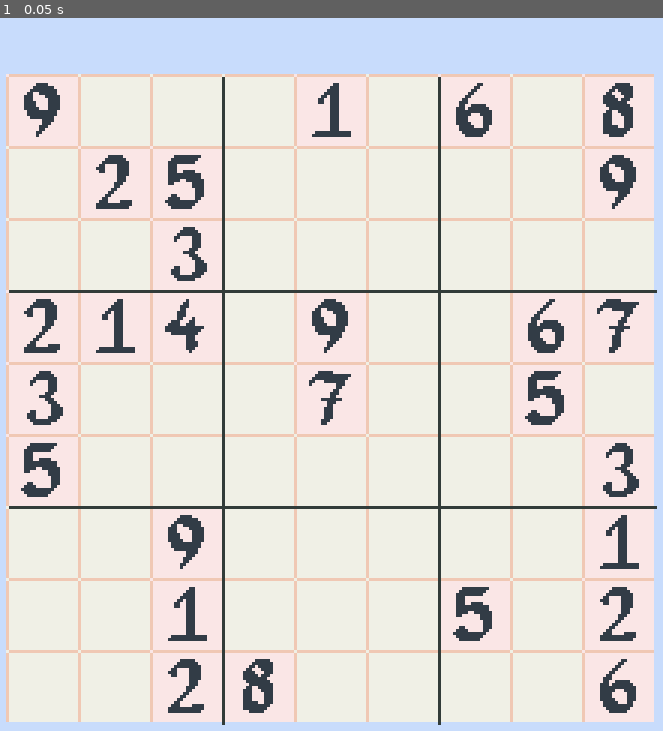
Above: before the commit, frame 1.
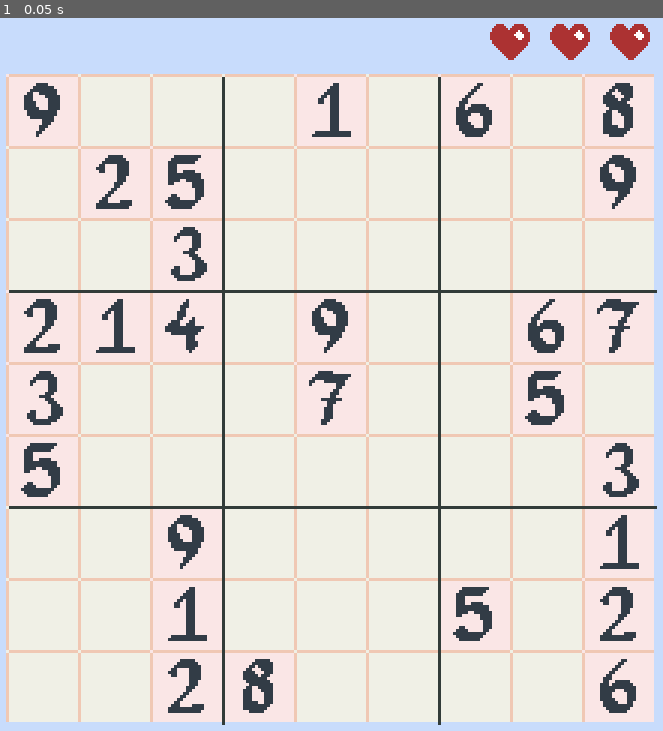
Above: after the commit, the same moment.

Repository: sleiph/sudoku
Game: Godot game, scene res://cenas/jogo1.tscn
The game is run twice, just before and just after one commit, with the same random seed, the same clock (stepped at 60 frames per second) and the same inputs.
Inputs:
- Up to frame 1 (0.05 s): no input

The runs differ from the first frame. In frame 1, 0.6% of the frame differs, in the area x 73-99%, y 0-6%.

Commit message:
tecnicamente jogavel

Diff:
--- a/cenas/jogo1.tscn
+++ b/cenas/jogo1.tscn
@@ -1,9 +1,11 @@
-[gd_scene load_steps=5 format=3 uid="uid://ctfy4f1nyitia"]
+[gd_scene load_steps=7 format=3 uid="uid://ctfy4f1nyitia"]
 
 [ext_resource type="Texture2D" uid="uid://hi8e1g7lbs0s" path="res://sprites/fundo.png" id="1_oscnc"]
 [ext_resource type="Script" path="res://scripts/jogo.gd" id="2_i5dbl"]
 [ext_resource type="PackedScene" uid="uid://db8lc7ksnviwf" path="res://cenas/nodo.tscn" id="3_oy7u4"]
+[ext_resource type="Script" path="res://scripts/spriteNodo.gd" id="4_ceqtc"]
 [ext_resource type="Texture2D" uid="uid://cqe7je74ryiun" path="res://sprites/separador.png" id="4_udvno"]
+[ext_resource type="Texture2D" uid="uid://b7jnuyiibfxh" path="res://sprites/vida.png" id="5_mfmiu"]
 
 [node name="Node2D" type="Node2D"]
 
@@ -18,6 +20,33 @@
 position = Vector2(24, 96)
 script = ExtResource("2_i5dbl")
 
+[node name="vidas" type="Node2D" parent="jogo"]
+position = Vector2(0, -56)
+
+[node name="3" type="Sprite2D" parent="jogo/vidas"]
+texture_filter = 1
+position = Vector2(600, 0)
+scale = Vector2(2, 2)
+texture = ExtResource("5_mfmiu")
+centered = false
+script = ExtResource("4_ceqtc")
+
+[node name="2" type="Sprite2D" parent="jogo/vidas"]
+texture_filter = 1
+position = Vector2(540, 0)
+scale = Vector2(2, 2)
+texture = ExtResource("5_mfmiu")
+centered = false
+script = ExtResource("4_ceqtc")
+
+[node name="1" type="Sprite2D" parent="jogo/vidas"]
+texture_filter = 1
+position = Vector2(480, 0)
+scale = Vector2(2, 2)
+texture = ExtResource("5_mfmiu")
+centered = false
+script = ExtResource("4_ceqtc")
+
 [node name="Linha1" type="Node2D" parent="jogo"]
 
 [node name="Node2D11" parent="jogo/Linha1" instance=ExtResource("3_oy7u4")]
--- a/cenas/nodo.tscn
+++ b/cenas/nodo.tscn
@@ -54,5 +54,3 @@
 
 [connection signal="focus_entered" from="estado" to="." method="_on_estado_focus_entered"]
 [connection signal="focus_exited" from="estado" to="." method="_on_estado_focus_exited"]
-[connection signal="pressed" from="estado" to="." method="_on_estado_pressed"]
-[connection signal="toggled" from="estado" to="." method="_on_estado_toggled"]
--- a/cenas/palpites.tscn
+++ b/cenas/palpites.tscn
@@ -1,8 +1,10 @@
-[gd_scene load_steps=10 format=3 uid="uid://by7vr3mu4qaip"]
+[gd_scene load_steps=12 format=3 uid="uid://by7vr3mu4qaip"]
 
+[ext_resource type="Script" path="res://scripts/notas.gd" id="1_0holr"]
 [ext_resource type="Texture2D" uid="uid://dmvi8xxty1sc1" path="res://sprites/1.png" id="1_kml5h"]
 [ext_resource type="Texture2D" uid="uid://c7q5ijrs3uwg4" path="res://sprites/2.png" id="2_ywt50"]
 [ext_resource type="Texture2D" uid="uid://c4yhd23lagms8" path="res://sprites/3.png" id="3_qxmxn"]
+[ext_resource type="Script" path="res://scripts/spriteNodo.gd" id="3_t7jij"]
 [ext_resource type="Texture2D" uid="uid://3ocfr1gu6i6l" path="res://sprites/4.png" id="4_8otva"]
 [ext_resource type="Texture2D" uid="uid://eke1y43nm7kg" path="res://sprites/5.png" id="5_hcmur"]
 [ext_resource type="Texture2D" uid="uid://bpus5ouw3d218" path="res://sprites/6.png" id="6_tlqah"]
@@ -12,65 +14,75 @@
 
 [node name="palpites" type="Node2D"]
 modulate = Color(0.313726, 0.235294, 0.27451, 1)
+script = ExtResource("1_0holr")
 
 [node name="1" type="Sprite2D" parent="."]
-visible = false
+self_modulate = Color(0.27451, 0.313726, 0.392157, 1)
 texture_filter = 1
 texture = ExtResource("1_kml5h")
 centered = false
+script = ExtResource("3_t7jij")
 
 [node name="2" type="Sprite2D" parent="."]
-visible = false
+self_modulate = Color(0.27451, 0.313726, 0.392157, 1)
 texture_filter = 1
 position = Vector2(24, 0)
 texture = ExtResource("2_ywt50")
 centered = false
+script = ExtResource("3_t7jij")
 
 [node name="3" type="Sprite2D" parent="."]
-visible = false
+self_modulate = Color(0.27451, 0.313726, 0.392157, 1)
 texture_filter = 1
 position = Vector2(48, 0)
 texture = ExtResource("3_qxmxn")
 centered = false
+script = ExtResource("3_t7jij")
 
 [node name="4" type="Sprite2D" parent="."]
-visible = false
+self_modulate = Color(0.27451, 0.313726, 0.392157, 1)
 texture_filter = 1
 position = Vector2(0, 24)
 texture = ExtResource("4_8otva")
 centered = false
+script = ExtResource("3_t7jij")
 
 [node name="5" type="Sprite2D" parent="."]
-visible = false
+self_modulate = Color(0.27451, 0.313726, 0.392157, 1)
 texture_filter = 1
 position = Vector2(24, 24)
 texture = ExtResource("5_hcmur")
 centered = false
+script = ExtResource("3_t7jij")
 
 [node name="6" type="Sprite2D" parent="."]
-visible = false
+self_modulate = Color(0.27451, 0.313726, 0.392157, 1)
 texture_filter = 1
 position = Vector2(48, 24)
 texture = ExtResource("6_tlqah")
 centered = false
+script = ExtResource("3_t7jij")
 
 [node name="7" type="Sprite2D" parent="."]
-visible = false
+self_modulate = Color(0.27451, 0.313726, 0.392157, 1)
 texture_filter = 1
 position = Vector2(0, 48)
 texture = ExtResource("7_aj1cg")
 centered = false
+script = ExtResource("3_t7jij")
 
 [node name="8" type="Sprite2D" parent="."]
-visible = false
+self_modulate = Color(0.27451, 0.313726, 0.392157, 1)
 texture_filter = 1
 position = Vector2(24, 48)
 texture = ExtResource("8_q63yt")
 centered = false
+script = ExtResource("3_t7jij")
 
 [node name="9" type="Sprite2D" parent="."]
-visible = false
+self_modulate = Color(0.27451, 0.313726, 0.392157, 1)
 texture_filter = 1
 position = Vector2(48, 48)
 texture = ExtResource("9_v8leq")
 centered = false
+script = ExtResource("3_t7jij")
--- a/scripts/jogo.gd
+++ b/scripts/jogo.gd
@@ -3,26 +3,36 @@
 
 @onready var nodos_path: String = "Linha%s/Node2D%s%s"
 
-var linhas: Array[Array] = [
-	[0,0,0,0,0,0,0,0,0],[0,0,0,0,0,0,0,0,0],[0,0,0,0,0,0,0,0,0],
-	[0,0,0,0,0,0,0,0,0],[0,0,0,0,0,0,0,0,0],[0,0,0,0,0,0,0,0,0],
-	[0,0,0,0,0,0,0,0,0],[0,0,0,0,0,0,0,0,0],[0,0,0,0,0,0,0,0,0]
-]
-var visibilidade: Array[Array] = [
-	[1,1,1,1,1,1,1,1,1],[1,1,1,1,1,1,1,1,1],[1,1,1,1,1,1,1,1,1],
-	[1,1,1,1,1,1,1,1,1],[1,1,1,1,1,1,1,1,1],[1,1,1,1,1,1,1,1,1],
-	[1,1,1,1,1,1,1,1,1],[1,1,1,1,1,1,1,1,1],[1,1,1,1,1,1,1,1,1]
-]
+@onready var vidas: Array[Node] = [get_node("vidas/1"), get_node("vidas/2"), get_node("vidas/3")]
+var linhas: Array[Array]
+var visibilidade: Array[Array]
 var n: int = 0
 var srn: int = 0
+var n_vidas = 3
 
 # Called when the node enters the scene tree for the first time.
 func _ready() -> void:
+	comeca_jogo()
 
-	inicia_jogo(9, 54)
+func comeca_jogo() -> void:
+	inicia_arrays()
+	carrega_vidas()
+	inicia_tabuleiro(9, 54)
 	popula_nodos()
 
-func inicia_jogo(tamanho: int, k: int) -> void:
+func inicia_arrays() -> void:
+	linhas = [
+		[0,0,0,0,0,0,0,0,0],[0,0,0,0,0,0,0,0,0],[0,0,0,0,0,0,0,0,0],
+		[0,0,0,0,0,0,0,0,0],[0,0,0,0,0,0,0,0,0],[0,0,0,0,0,0,0,0,0],
+		[0,0,0,0,0,0,0,0,0],[0,0,0,0,0,0,0,0,0],[0,0,0,0,0,0,0,0,0]
+	]
+	visibilidade = [
+		[1,1,1,1,1,1,1,1,1],[1,1,1,1,1,1,1,1,1],[1,1,1,1,1,1,1,1,1],
+		[1,1,1,1,1,1,1,1,1],[1,1,1,1,1,1,1,1,1],[1,1,1,1,1,1,1,1,1],
+		[1,1,1,1,1,1,1,1,1],[1,1,1,1,1,1,1,1,1],[1,1,1,1,1,1,1,1,1]
+	]
+
+func inicia_tabuleiro(tamanho: int, k: int) -> void:
 	n = tamanho
 	srn = sqrt(tamanho)
 	preenche_valores(k)
@@ -122,7 +132,7 @@
 			var nodo: Node = get_node(caminho_nodo)
 			var vizinhos: Array[NodePath] = get_vizinhos(i, j)
 			var sequencia: Array[NodePath] = get_sequencia(i, j)
-			nodo.carregar_nodo(linhas[i][j], visibilidade[i][j], vizinhos, sequencia)
+			nodo.carregar_nodo(linhas[i][j], visibilidade[i][j], vizinhos, sequencia, self)
 
 func get_vizinhos(i: int, j: int) -> Array[NodePath]:
 	var ver: int = i+1
@@ -166,3 +176,19 @@
 	var prx_node: NodePath = get_node(caminho_prx).get_estado()
 
 	return [ant_node, prx_node]
+
+func carrega_vidas() -> void:
+	n_vidas = 3
+	for vida in vidas:
+		vida.set_visivel(true)
+
+func dano() -> void:
+	if n_vidas > 1:
+		var vida: Node = vidas[n_vidas-1]
+		vida.set_visivel(false)
+		n_vidas = n_vidas-1
+	else:
+		game_over()
+
+func game_over() -> void:
+	comeca_jogo()
--- a/scripts/nodo.gd
+++ b/scripts/nodo.gd
@@ -2,9 +2,12 @@
 
 
 var n: int = 0
+var jogo: Node = null
 
 var pressed: bool = false
 var editavel: bool = true
+
+var ctrl_pressed: bool = false
 
 # Called when the node enters the scene tree for the first time.
 func _ready() -> void:
@@ -17,47 +20,73 @@
 	pressed = false
 
 func _input(ev: InputEvent) -> void:
-	if ev is InputEventKey:
+	if (ev is InputEventKey):
 		if editavel and pressed:
-			var input: int = 0
-			var teste = ev.as_text_keycode()
-			match ev.as_text_keycode():
-				'Kp 1':
-					input=1
-				'Kp 2':
-					input=2
-				'Kp 3':
-					input=3
-				'Kp 4':
-					input=4
-				'Kp 5':
-					input=5
-				'Kp 6':
-					input=6
-				'Kp 7':
-					input=7
-				'Kp 8':
-					input=8
-				'Kp 9':
-					input=9
-				'Delete':
-					input=-1
+			if ev.as_text_keycode()=='Ctrl':
+				ctrl_pressed = ev.is_pressed()
+			elif ev.is_released():
+				if ctrl_pressed:
+					input_notas(ev)
+				else:
+					input_principal(ev)
 
-			muda_valor(input)
+func input_principal(ev: InputEventKey) -> void:
+	var input: int = get_input(ev)
 
-func carregar_nodo(numero: int, v: int, vizinhos: Array[NodePath], sequencia: Array[NodePath]) -> void:
+	if input > 0:
+		if (checa_input(input)):
+			preenche_valor(input)
+		else:
+			jogo.dano()
+
+func get_input(ev: InputEventKey) -> int:
+	match ev.as_text_keycode():
+		'1', 'Kp 1', 'Ctrl+Kp 1':
+			return 1
+		'2', 'Kp 2', 'Ctrl+Kp 2':
+			return 2
+		'3', 'Kp 3', 'Ctrl+Kp 3':
+			return 3
+		'4', 'Kp 4', 'Ctrl+Kp 4':
+			return 4
+		'5', 'Kp 5', 'Ctrl+Kp 5':
+			return 5
+		'6', 'Kp 6', 'Ctrl+Kp 6':
+			return 6
+		'7', 'Kp 7', 'Ctrl+Kp 7':
+			return 7
+		'8', 'Kp 8', 'Ctrl+Kp 8':
+			return 8
+		'9', 'Kp 9', 'Ctrl+Kp 9':
+			return 9
+		'Delete', 'Backspace', 'Ctrl+Delete':
+			return -1
+	return 0
+
+func input_notas(ev: InputEventKey) -> void:
+	var input: int = get_input(ev)
+
+	if input > 0:
+		$notas.toggle_nota(input)
+	if input == -1:
+		$notas.remove_notas()
+
+func carregar_nodo(numero: int, v: int, vizinhos: Array[NodePath], sequencia: Array[NodePath], nodo_jogo: Node) -> void:
 	n = numero
+	jogo = nodo_jogo
 	editavel = !v
+	$notas.remove_notas()
 	$inicial.preenche(numero, v)
+	$variavel.preenche(numero, false)
 	$estado.disabled = !editavel
 	preenche_vizinhos(vizinhos)
 	preenche_sequencia(sequencia)
 
-func muda_valor(n: int):
-	if n>0:
-		$variavel.preenche(n, 1)
-	elif n<0:
-		$variavel.limpa()
+func preenche_valor(n: int):
+	if n > 0:
+		editavel = false
+		$notas.remove_notas()
+		$variavel.set_visivel(true)
 
 func preenche_vizinhos(vizinhos: Array[NodePath]) -> void:
 	$estado.focus_neighbor_left = vizinhos[0]
@@ -71,3 +100,6 @@
 
 func get_estado() -> NodePath:
 	return $estado.get_path()
+
+func checa_input(input: int) -> bool:
+	return input == n
--- /dev/null
+++ b/scripts/notas.gd
@@ -0,0 +1,19 @@
+extends Node
+
+
+@onready var notas: Array[Node] = [
+	get_node("1"), get_node("2"), get_node("3"),
+	get_node("4"), get_node("5"), get_node("6"),
+	get_node("7"), get_node("8"), get_node("9")
+]
+@onready var visibilidades: Array[bool]
+
+func toggle_nota(n) -> void:
+	var nota: Node = notas[n-1]
+	visibilidades[n-1] = not visibilidades[n-1]
+	nota.set_visivel(visibilidades[n-1])
+
+func remove_notas() -> void:
+	for nota in notas:
+		nota.set_visivel(false)
+	visibilidades = [false,false,false,false,false,false,false,false,false]
--- a/scripts/spriteNodo.gd
+++ b/scripts/spriteNodo.gd
@@ -11,7 +11,10 @@
 	var caminho_imagem: String = tex_path % n
 	var tex: Resource = load(caminho_imagem)
 	self.texture = tex
-	self.visible = v
+	set_visivel(v)
 
 func limpa() -> void:
 	self.texture = null;
+
+func set_visivel(valor: bool) -> void:
+	self.visible = valor
Binary file changed: sprites/sprites.aseprite
Binary file added: sprites/vida.png
Not shown, changed: README.md
